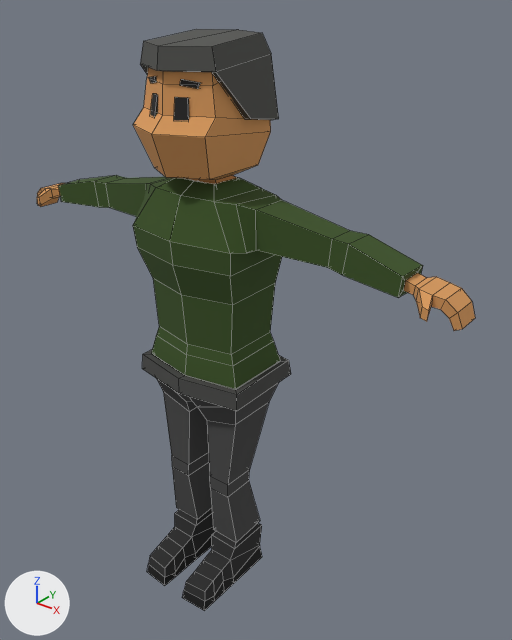
The FBX model Assets/Package/Assets/Models/TeamMembers/TeamMember01.fbx, before and after one commit.
One viewpoint serves both versions: a 50 mm lens placed at (1.376, -1.484, 1.955), pointed at (0.104, 0.107, 0.968). Every picture has the same lights, and +X, +Y and +Z are marked at lower left. The first picture is the older version. Mesh edges are drawn as thin lines. Where no turn or scale is listed for an object, it has been applied to the vertices.

Objects in the first picture: 'Body.011', 'Body.012', 'Body.013', 'Body.022'.
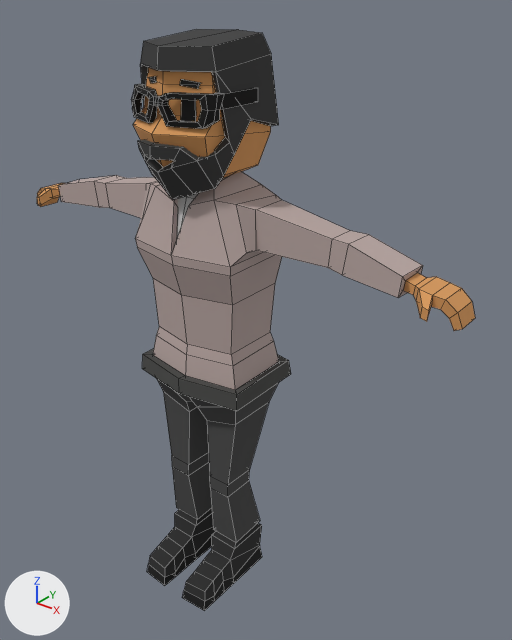
Diff of the bpy script that builds the scene:
```diff
--- a/Assets/Package/Assets/Models/TeamMembers/TeamMember01.fbx.py
+++ b/Assets/Package/Assets/Models/TeamMembers/TeamMember01.fbx.py
@@ mat_basicmaterial_002 @@
+mat_basicmaterial_002 = bpy.data.materials.new('BasicMaterial.002')
+# uses the picture img_imphenziapixpal_basecolor_png
+# uses the picture img_imphenziapixpal_emission_png
@@ me_cube_166 @@
 # used by ob_body_012; location = (0.0, 10.0, 0.0)
 # verts and faces of me_cube_166; kept vertices keep their numbers, new ones are numbered from 176
 # before: 28 (0.0, -9.863, 0.828), 29 (0.163, -9.878, 0.828), 30 (0.163, -10.074, 0.828), 31 (0.0, -10.096, 0.828), 92 (0.181, -10.089, 0.834) at pixel (235, 389)
 # before: 93 (0.0, -10.12, 0.831) at pixel (184, 375), 94 (0.18, -9.863, 0.835) at pixel (280, 360), 95 (0.0, -9.839, 0.832), 124 (-0.163, -9.878, 0.828), 125 (-0.163, -10.074, 0.828)
 # before: 170 (-0.181, -10.089, 0.834) at pixel (151, 353), 171 (-0.18, -9.863, 0.835)
-me_cube_166.from_pydata(...)  # 176 vertices, 180 faces; spans x -0.667..0.667, y -10.152..-9.837, z 0.828..1.432
+me_cube_166.from_pydata(...)  # 182 vertices, 184 faces; spans x -0.667..0.667, y -10.149..-9.837, z 0.805..1.452
+# me_cube_166 part 4
+# 8 vertices are removed from x 0.0, y -10.152..-9.861, z 1.212..1.432
+# 20 faces are deleted
+# 5 vertices in x -0.071..0.071, y -10.027..-9.93, z 1.424..1.427 move by (0.0, 0.0, -0.012)
+# 17 vertices move from x -0.193..0.193, y -10.115..-9.88, z 1.215..1.432 to x -0.189..0.189, y -10.112..-9.871, z 1.215..1.452
+# 14 vertices are added at x -0.045..0.045, y -10.149..-9.892, z 1.213..1.43
+# 24 new faces join them
+# me_cube_166 part 5
+for i in [*range(28, 32), 92, 94, 95, 124, 125, 170, 171]: verts[i] += (0.0, 0.0, -0.023)
+verts[93] = (0.0, -10.12, 0.809)  # moved
+# me_cube_166 part 6: 160 kept faces spanning x -0.667..0.667, y -10.146..-9.837, z 0.805..1.452 get new texture (UV) coordinates
 me_cube_166.materials.append(mat_basicmaterial)
@@ me_cube_168 @@
 me_cube_168.from_pydata(...)  # 310 vertices, 300 faces; spans x -0.82..0.82, y -10.23..-9.82, z 0.0..1.8
 # used by ob_body_022; location = (0.0, 10.0, 0.0)
+# me_cube_168 part 1: the loose piece of 8 vertices spanning x 0.03..0.07, y -10.15..-10.11, z 1.61..1.67 is moved by (0.02, 0.01, 0.0)
+# me_cube_168 part 2: the loose piece of 8 vertices spanning x -0.07..-0.03, y -10.15..-10.11, z 1.61..1.67 is moved by (-0.02, 0.01, 0.0)
+# me_cube_168 part 3: all 30 vertices in x -0.18..0.18, y -10.13..-9.86, z 0.9..1.28 are scaled about their middle by (0.938, 0.813, 1)
 me_cube_168.materials.append(mat_basicmaterial)
@@ me_cube_182 @@
+me_cube_182.from_pydata(...)  # 170 vertices, 176 faces; spans x -0.157..0.157, y -10.208..-9.795, z 1.397..1.819
+# faces by material slot: [84, 92]
+me_cube_182.materials.append(mat_basicmaterial)
+me_cube_182.materials.append(mat_basicmaterial_002)
@@ ob_body_011 @@
-ob_body_011 = bpy.data.objects.new('Body.011', me_cube_165)
-ob_body_011.location = (0.0, 10.0, 0.0)
@@ ob_body_014 @@
+ob_body_014 = bpy.data.objects.new('Body.014', me_cube_182)
+ob_body_014.location = (0.0, 10.0, 0.0)
```

Boxes (x1, y1, x2, y2) around the edits, measured in the pictures (512 x 640 px; the box of a moved part takes in the faces that stretch with it):
'Body.012', reshaped
    before: (58, 175, 423, 389)
    after: (58, 172, 423, 390)
'Body.014', added
    after: (131, 29, 279, 200)
    faces in mat_basicmaterial: (138, 29, 279, 200)
    faces in mat_basicmaterial_002: (131, 84, 258, 129)
'Body.011', deleted
    before: (140, 29, 279, 120)
part 1 of me_cube_168, moved or reshaped
    before: (174, 97, 190, 121)
    after: (181, 100, 197, 121)
part 2 of me_cube_168, moved or reshaped (not visible afterwards)
    before: (150, 93, 158, 118)
part 3 of me_cube_168, moved or reshaped (not visible before)
    after: (177, 197, 194, 238)
part 4 of me_cube_166, moved or reshaped
    before: (133, 177, 275, 276)
    after: (135, 172, 275, 276)
part 5 of me_cube_166, moved or reshaped
    before: (152, 336, 280, 389)
    after: (153, 336, 279, 390)
part 6 of me_cube_166, surface changed (green to grey)
    both: (58, 175, 423, 389)
